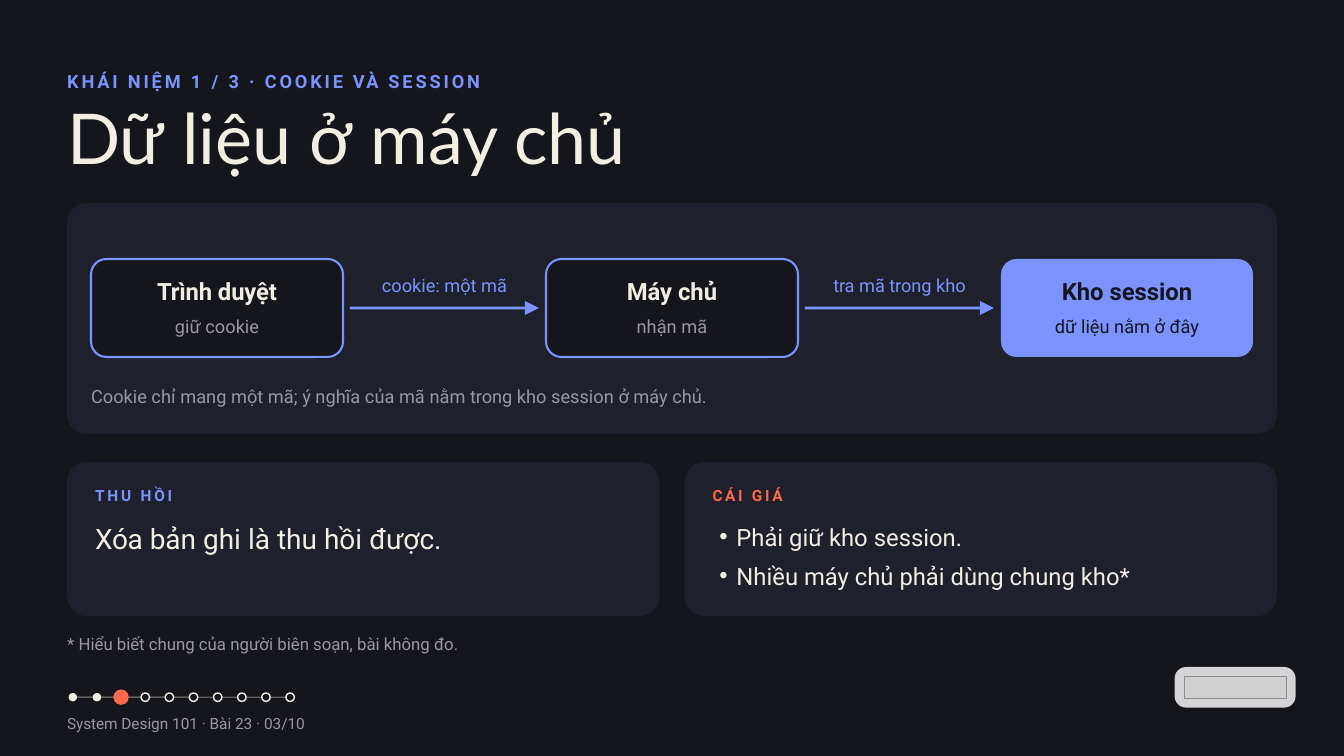
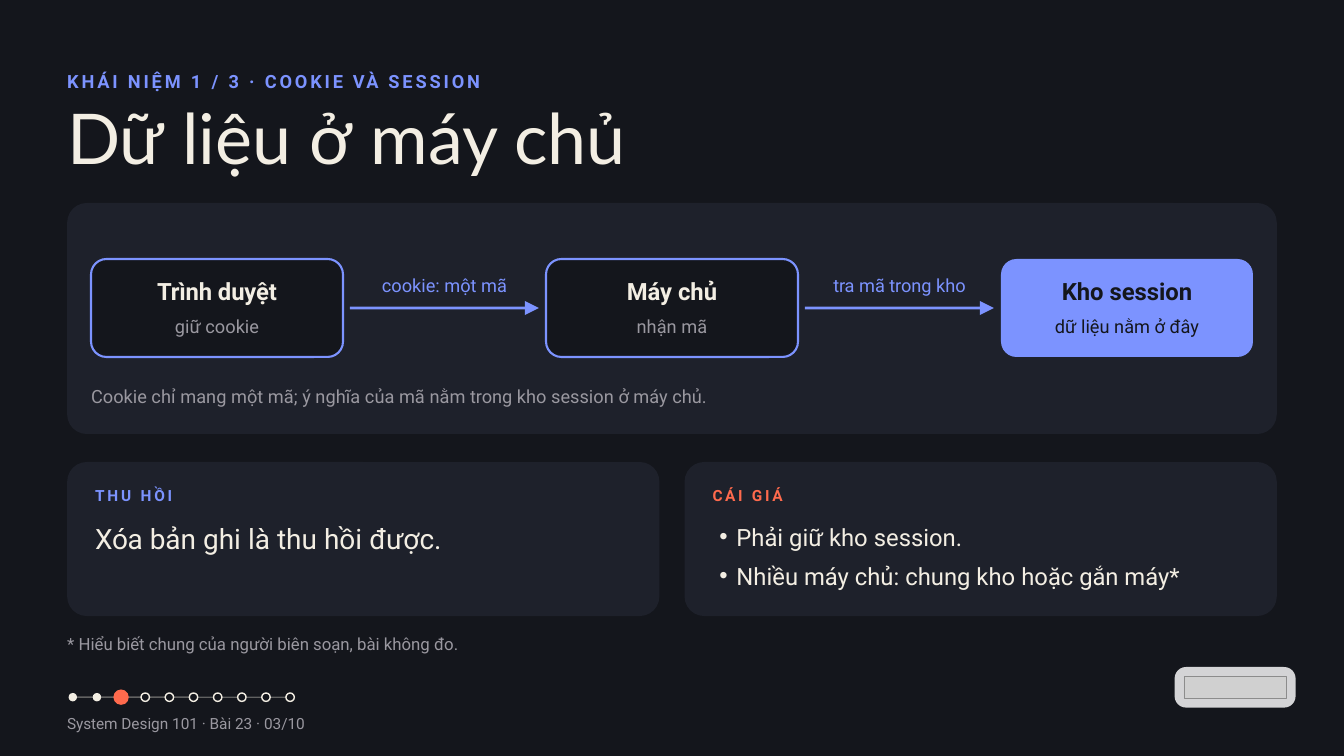
Before and after one commit to vohoailinh90/tool-marketing-studio, a slide deck: slide 3 of system-design-101/vi/lessons/sd-14-023/slides/sd-14-023.pptx. Drawn at 1344x756 pixels with LibreOffice and Linux fonts; fonts in the diff are those of the drawing; grey boxes stand for pictures. Boxes give left, top, right and bottom in pixels: in the first picture for what was removed or moved away, otherwise in the second. Text is boxed around its words. In the diff, an @@ line names an element or a change of style, - is before the commit and + after.

```diff
--- a/system-design-101/vi/lessons/sd-14-023/slides/sd-14-023.pptx
+++ b/system-design-101/vi/lessons/sd-14-023/slides/sd-14-023.pptx
@@ text at (x1=736, y1=565, x2=1179, y2=590): text changed @@
-• Nhiều máy chủ phải dùng chung kho*
+• Nhiều máy chủ: chung kho hoặc gắn máy*
```
Also in this commit, not shown: 3 other files.
